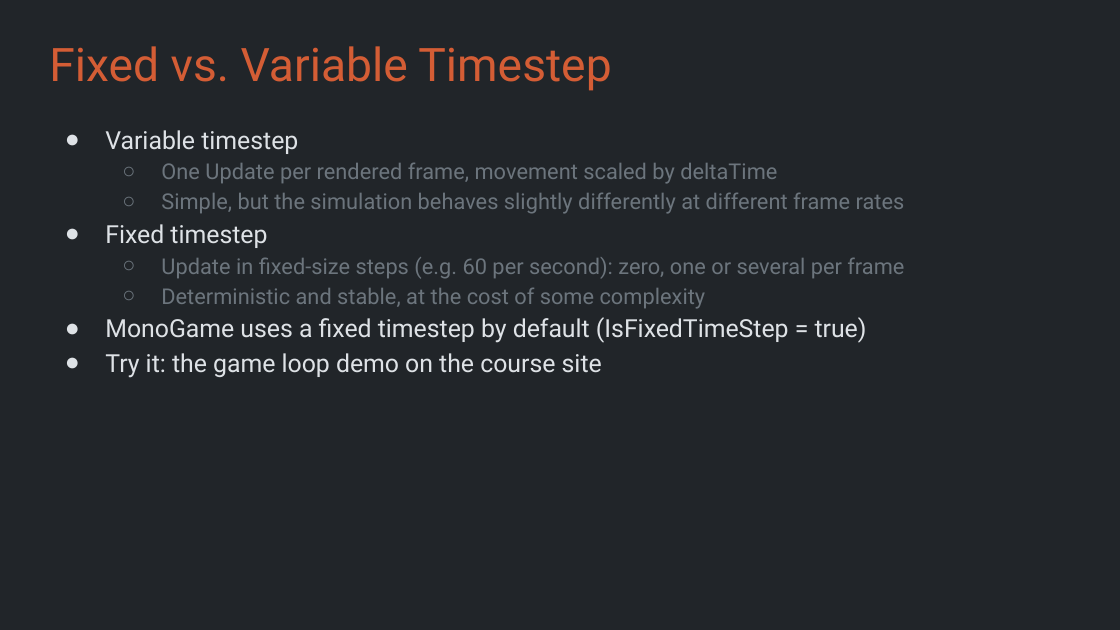
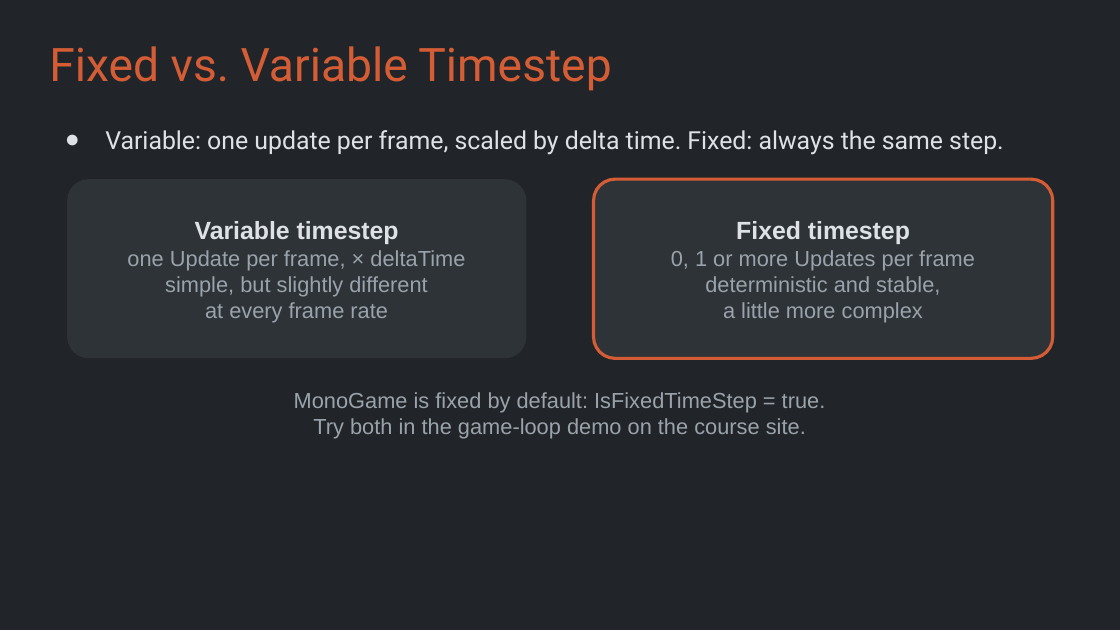
Before and after one commit to Metamate/gar, a slide deck: slide 22 of slides/01 Pong.pptx. Drawn at 1120x630 pixels with LibreOffice and Linux fonts; fonts in the diff are those of the drawing. Boxes give left, top, right and bottom in pixels: in the first picture for what was removed or moved away, otherwise in the second. Text is boxed around its words. In the diff, an @@ line names an element or a change of style, - is before the commit and + after.

```diff
--- a/slides/01 Pong.pptx
+++ b/slides/01 Pong.pptx
@@ text at <box>105,130,1004,155</box>: text changed; size 14 to 16 pt; text colour #6C757D to #DEE2E6 @@
-● Variable timestep
-  ○ One Update per rendered frame, movement scaled by deltaTime
-  ○ Simple, but the simulation behaves slightly differently at different frame rates
-● Fixed timestep
-  ○ Update in fixed-size steps (e.g. 60 per second): zero, one or several per frame
-  ○ Deterministic and stable, at the cost of some complexity
-● MonoGame uses a fixed timestep by default (IsFixedTimeStep = true)
-● Try it: the game loop demo on the course site
+● Variable: one update per frame, scaled by delta time. Fixed: always the same step.
@@ rounded rectangle added at <box>67,179,526,358</box>, fill #2E3338, 14 pt, text #9AA3AB @@
+Variable timestep
+one Update per frame, × deltaTime
+simple, but slightly different
+at every frame rate
@@ rounded rectangle added at <box>594,179,1053,358</box>, fill #2E3338, outline #D45D35 2 pt, 14 pt, text #9AA3AB @@
+Fixed timestep
+0, 1 or more Updates per frame
+deterministic and stable,
+a little more complex
@@ text added at <box>294,392,826,438</box>, 14 pt, text #9AA3AB @@
+MonoGame is fixed by default: IsFixedTimeStep = true.
+Try both in the game-loop demo on the course site.
```
Also in this commit, not shown: 3 other slides changed, 4 slides added, 3 slides removed, 1 other file.
